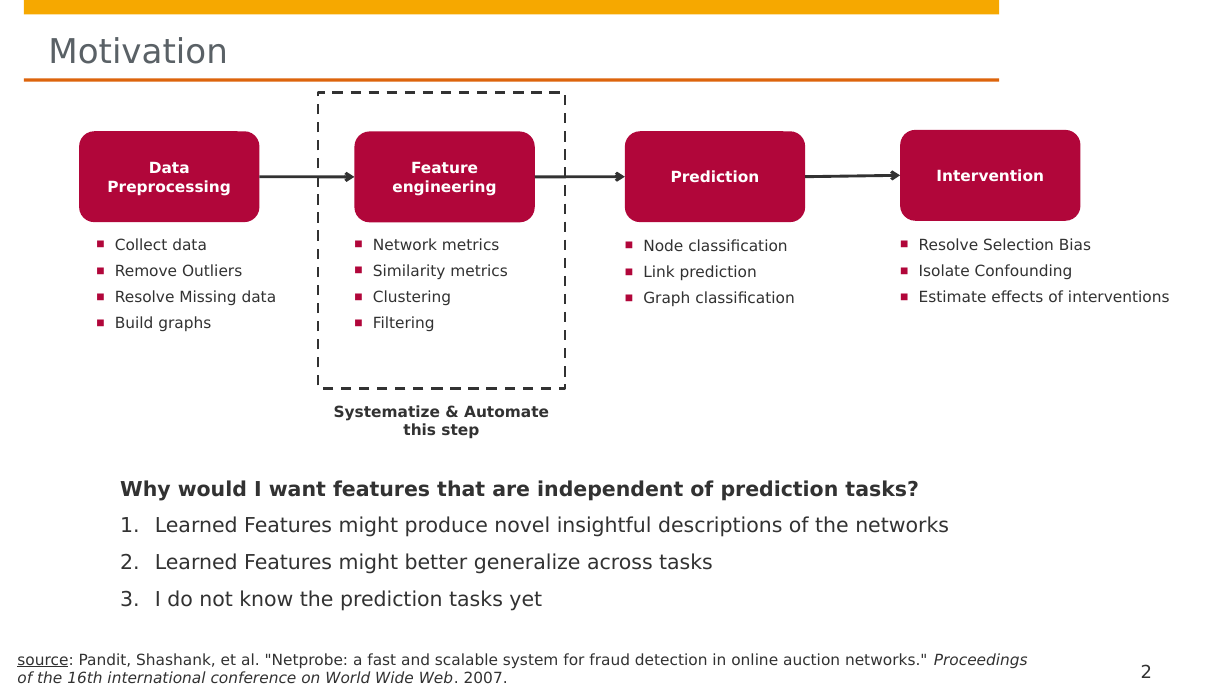
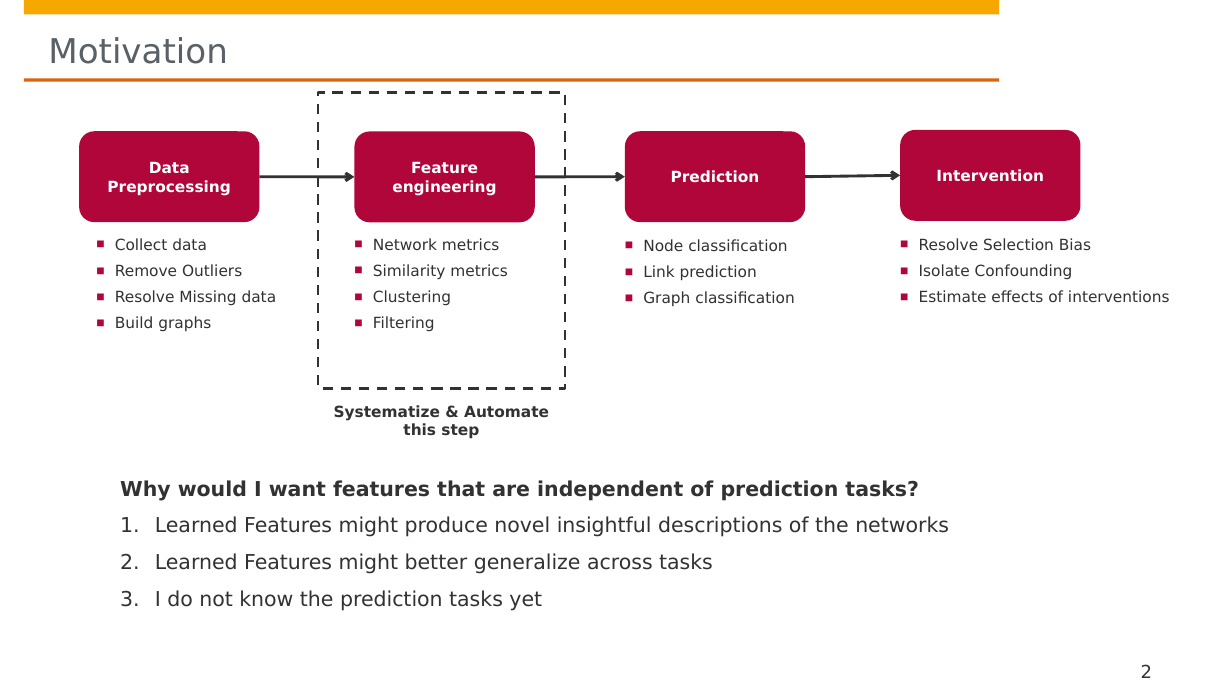
Before and after one commit to hpi-sam/GNN-Course-2020, a slide deck: slide 2 of 5. Learning Graph Representations.pptx. Drawn at 1232x693 pixels with LibreOffice and Linux fonts; fonts in the diff are those of the drawing; background and template pictures are left out. Boxes give left, top, right and bottom in pixels: in the first picture for what was removed or moved away, otherwise in the second. Text is boxed around its words. In the diff, an @@ line names an element or a change of style, - is before the commit and + after.

```diff
--- a/5. Learning Graph Representations.pptx
+++ b/5. Learning Graph Representations.pptx
@@ text removed at [17,653,1028,683] @@
-source: Pandit, Shashank, et al. "Netprobe: a fast and scalable system for fraud detection in online auction networks." Proceedings of the 16th international conference on World Wide Web. 2007.
```
Also in this commit, not shown: 1 other slide changed, 1 slide added.
